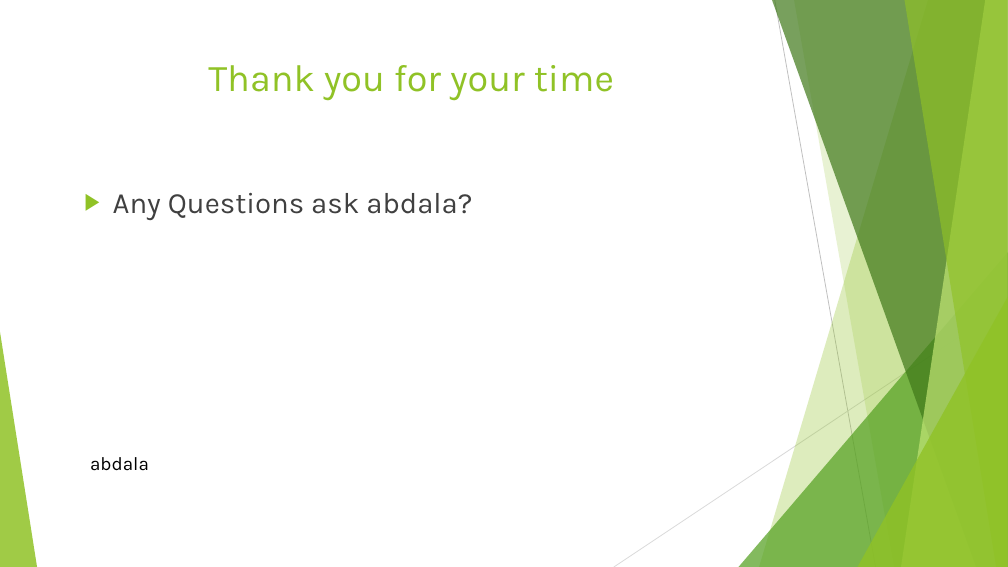
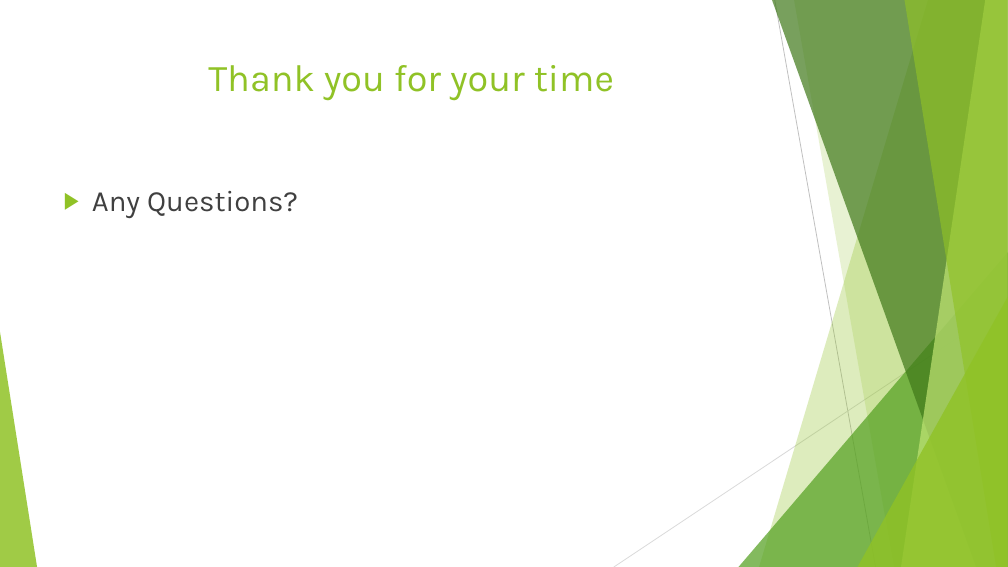
Before and after one commit to ASA786/supermarket_app, a slide deck: slide 22 of Team Project/Presentation (1).pptx (slide 20 before the commit). Drawn at 1008x567 pixels with LibreOffice and Linux fonts; fonts in the diff are those of the drawing. Boxes give left, top, right and bottom in pixels: in the first picture for what was removed or moved away, otherwise in the second. Text is boxed around its words. In the diff, an @@ line names an element or a change of style, - is before the commit and + after.

```diff
--- a/Team Project/Presentation (1).pptx
+++ b/Team Project/Presentation (1).pptx
@@ text at <box>92,191,298,218</box>: text changed @@
-▶ Any Questions ask abdala?
+▶ Any Questions?
@@ text removed at <box>90,457,149,471</box> @@
-abdala
```
Also in this commit, not shown: 14 other slides changed, 5 slides added, 3 slides removed.
